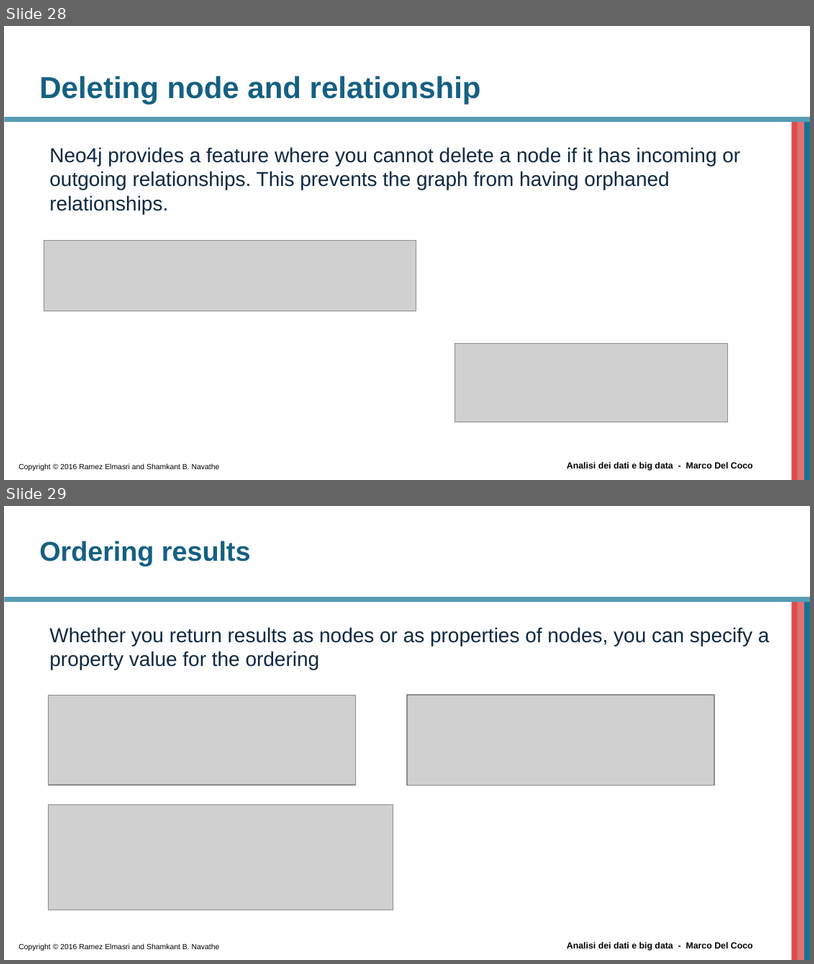
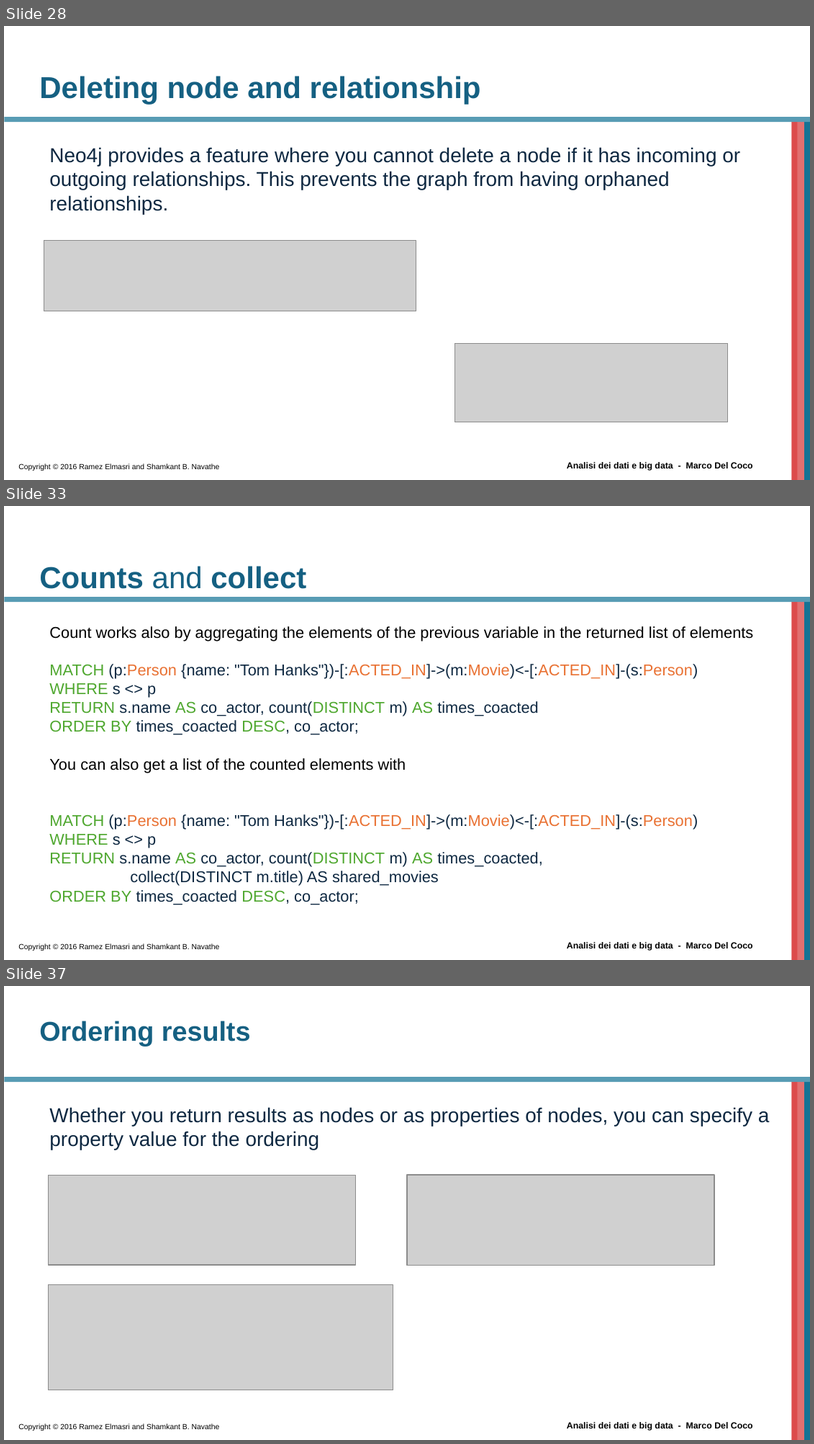
Before and after one commit to beppe2hd/AnalisiDati_BigData, a slide deck: materials/Introduction to Cypher.pptx. Shown one above the other, each under a label of ours: slides 28 and 29 before the commit, slides 28, 33 and 37 after it; the slides between them are not shown. The pictures are 814x964 and 814x1444 pixels, drawn with LibreOffice and Linux fonts; fonts in the diff are those of the drawing; grey boxes stand for pictures; background and template pictures are left out. Boxes give left, top, right and bottom in pixels: in the first picture for what was removed or moved away, otherwise in the second. Text is boxed around its words. In the diff, an @@ line names an element or a change of style, - is before the commit and + after.

```diff
--- a/materials/Introduction to Cypher.pptx
+++ b/materials/Introduction to Cypher.pptx
@@ slide 33 added at [4,506,810,960], background #FFFFFF; not listed: 6 template elements that a slide beside it also shows @@
@@ title added at [39,566,306,589], 27 pt, text #156082, bold @@
+Counts and collect
@@ text added at [49,626,754,904], 14 pt, text #0E2841 @@
+Count works also by aggregating the elements of the previous variable in the returned list of elements
+MATCH (p:Person {name: "Tom Hanks"})-[:ACTED_IN]->(m:Movie)<-[:ACTED_IN]-(s:Person)
+WHERE s <> p
+RETURN s.name AS co_actor, count(DISTINCT m) AS times_coacted
+ORDER BY times_coacted DESC, co_actor;
+You can also get a list of the counted elements with
+MATCH (p:Person {name: "Tom Hanks"})-[:ACTED_IN]->(m:Movie)<-[:ACTED_IN]-(s:Person)
+WHERE s <> p
+RETURN s.name AS co_actor, count(DISTINCT m) AS times_coacted,
+collect(DISTINCT m.title) AS shared_movies
+ORDER BY times_coacted DESC, co_actor;
@@ what was slide 29 is now slide 37 @@
```
Also in this commit, not shown: 7 other slides added, 1 other file.
